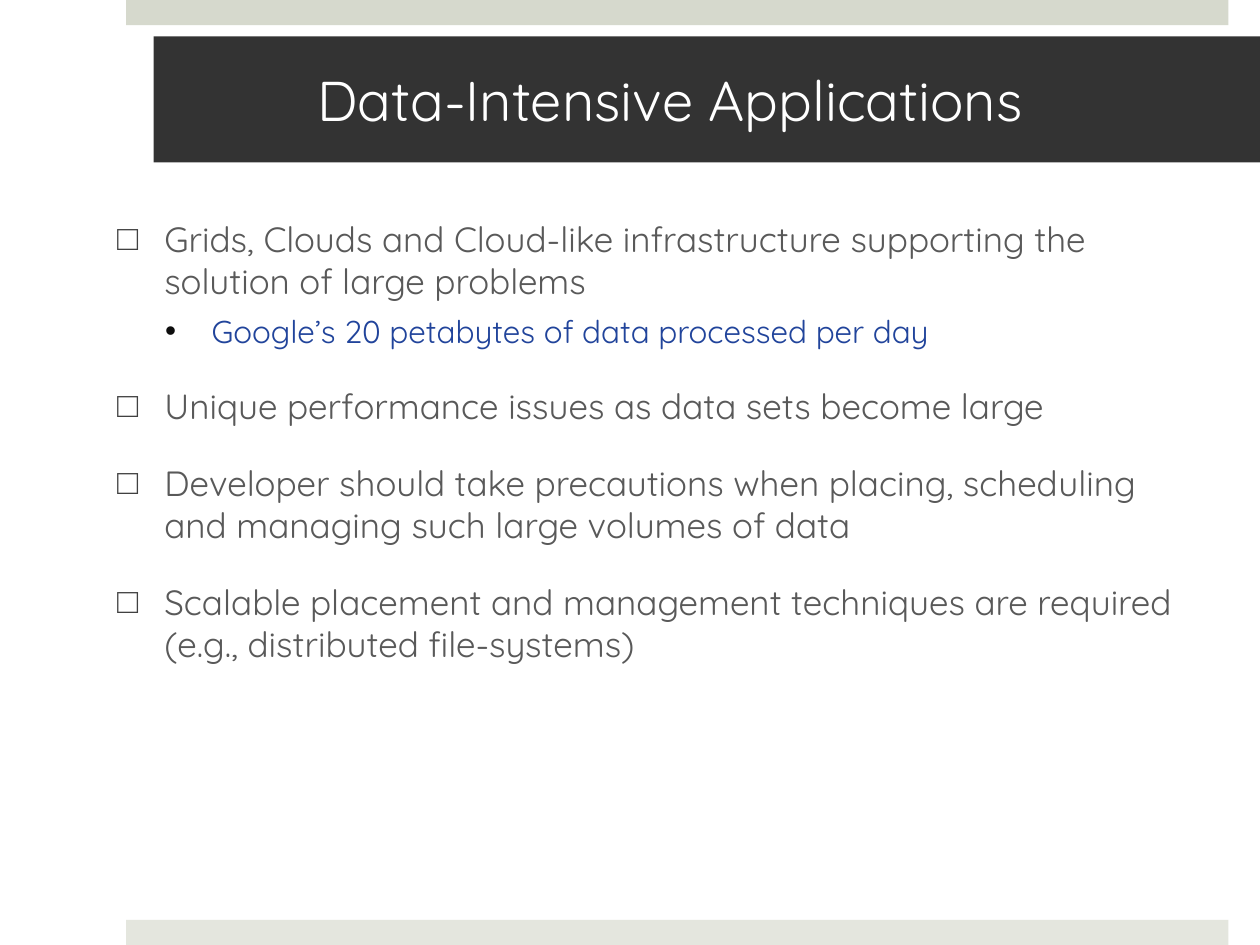
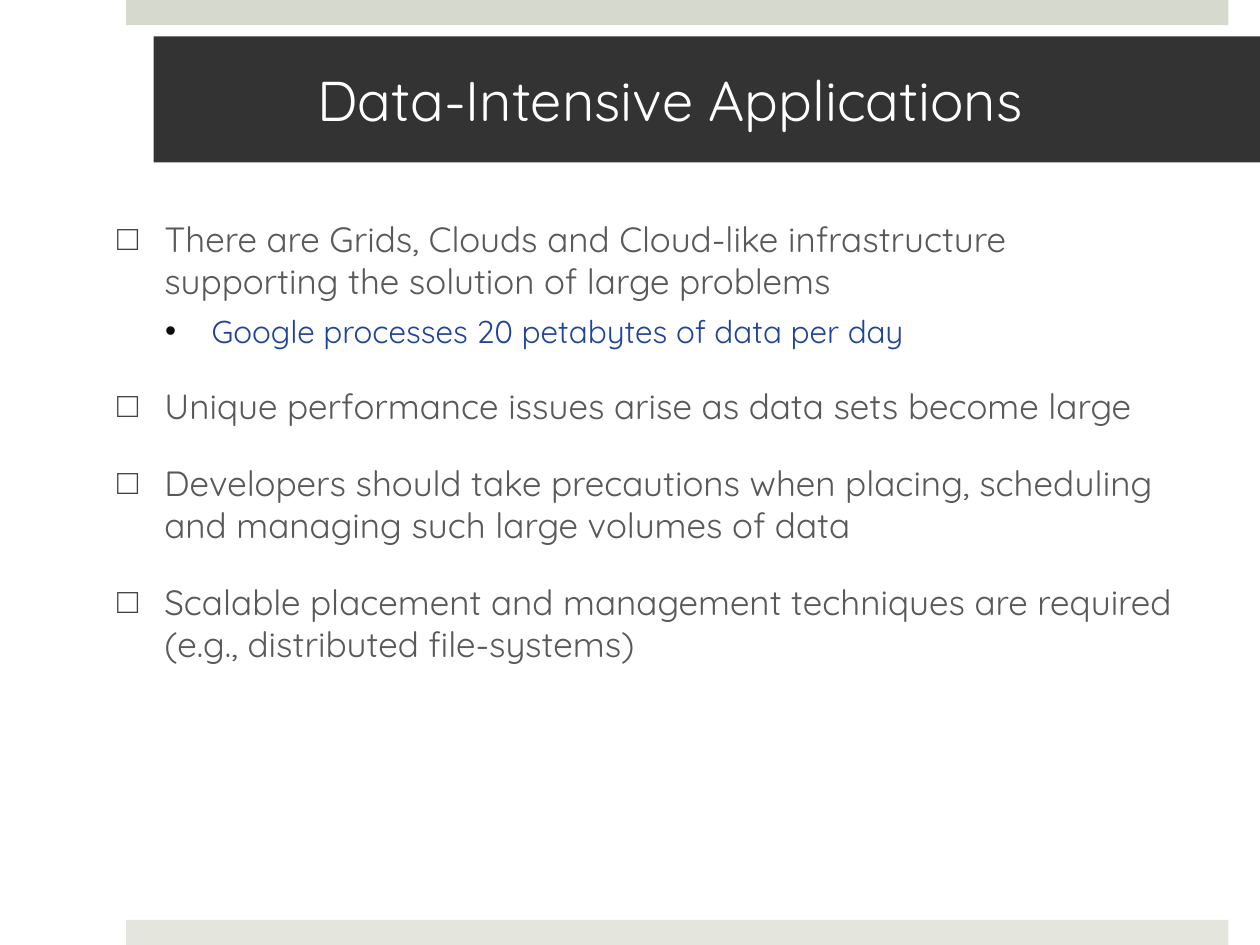
Before and after one commit to saga-project/saga-cpp-legacy-projects, a slide deck: slide 2 of papers/data_intensive/eScience09/RoyalSocietyPresentation.pptx. Drawn at 1260x945 pixels with LibreOffice and Linux fonts; fonts in the diff are those of the drawing; background and template pictures are left out. Boxes give left, top, right and bottom in pixels: in the first picture for what was removed or moved away, otherwise in the second. Text is boxed around its words. In the diff, an @@ line names an element or a change of style, - is before the commit and + after.

```diff
--- a/papers/data_intensive/eScience09/RoyalSocietyPresentation.pptx
+++ b/papers/data_intensive/eScience09/RoyalSocietyPresentation.pptx
@@ text at box(164, 226, 1152, 545): text changed @@
-□ Grids, Clouds and Cloud-like infrastructure supporting the solution of large problems
-  • Google’s 20 petabytes of data processed per day
-□ Unique performance issues as data sets become large
-□ Developer should take precautions when placing, scheduling and managing such large volumes of data
+□ There are Grids, Clouds and Cloud-like infrastructure supporting the solution of large problems
+  • Google processes 20 petabytes of data per day
+□ Unique performance issues arise as data sets become large
+□ Developers should take precautions when placing, scheduling and managing such large volumes of data
```
Also in this commit, not shown: 5 other slides changed.
